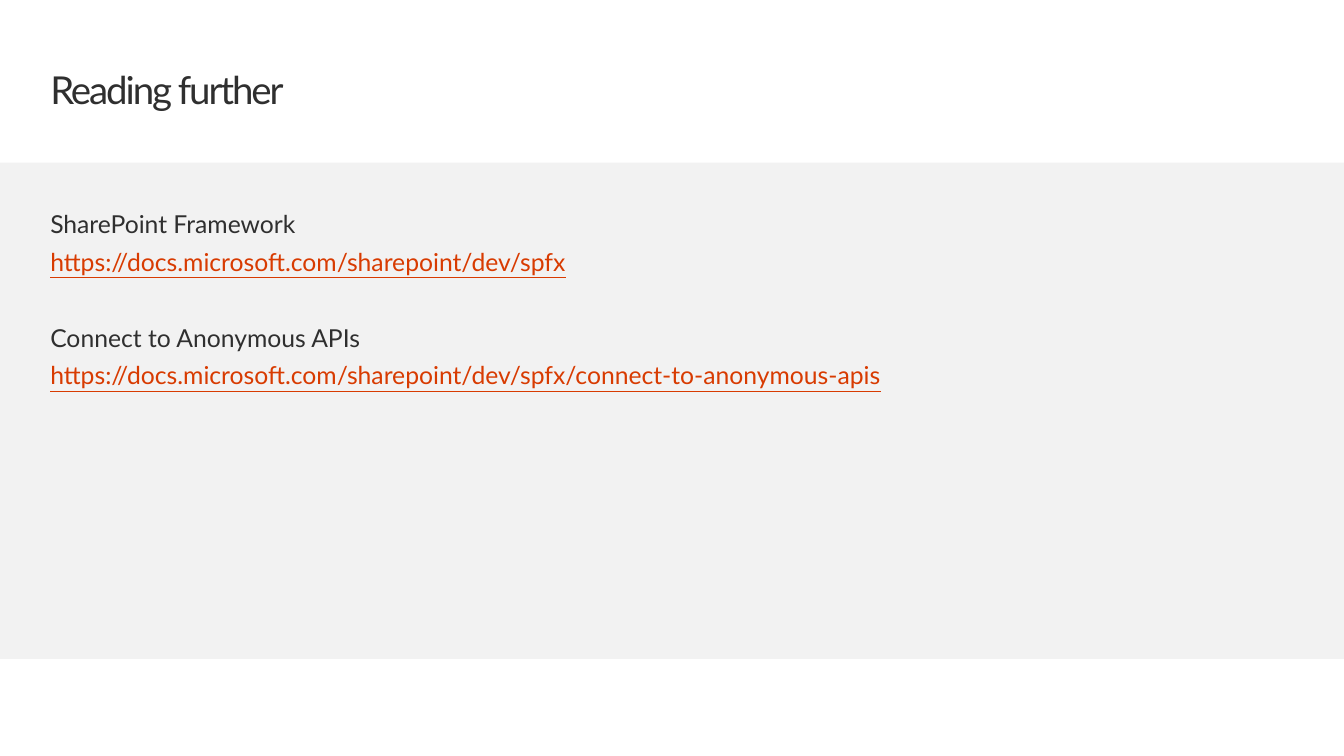
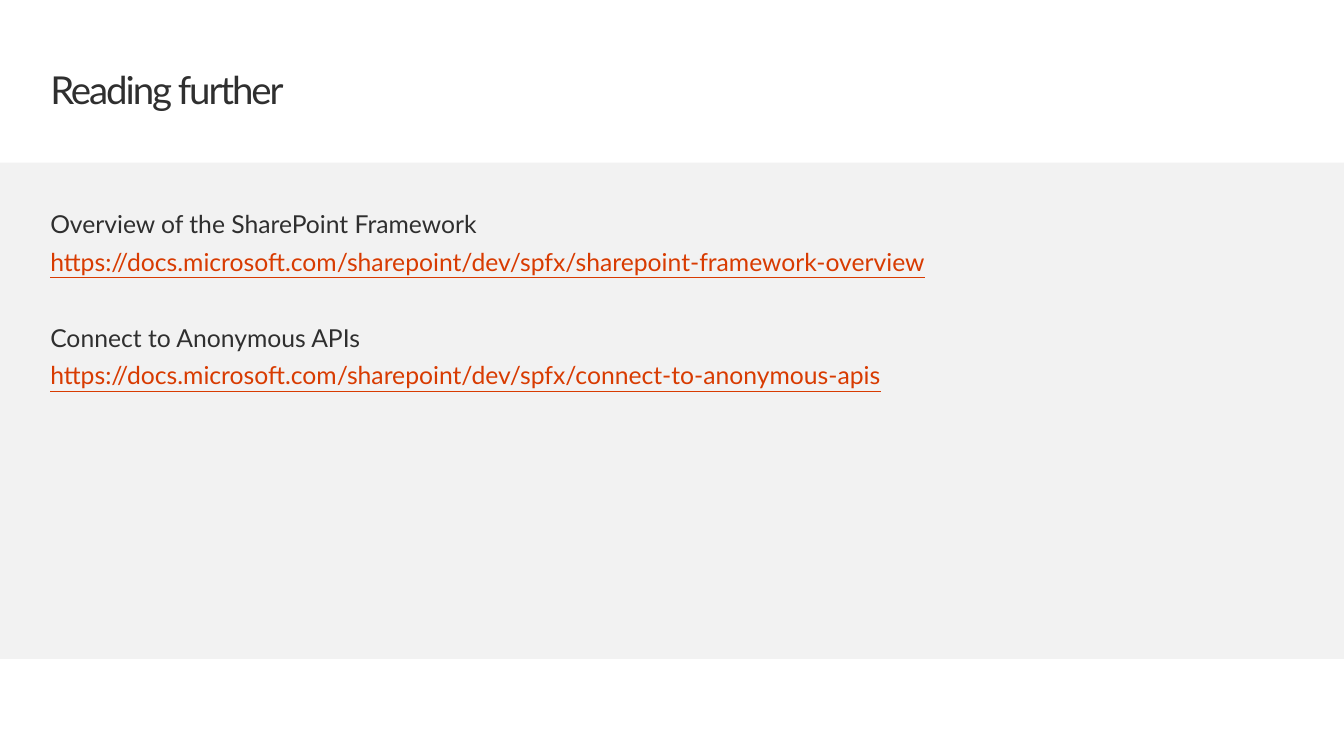
Before and after one commit to SharePoint/sp-dev-training-spfx-graph-3rdpartyapis, a slide deck: slide 8 of 01 httpclient.pptx. Drawn at 1344x756 pixels with LibreOffice and Linux fonts; fonts in the diff are those of the drawing; background and template pictures are left out. Boxes give left, top, right and bottom in pixels: in the first picture for what was removed or moved away, otherwise in the second. Text is boxed around its words. In the diff, an @@ line names an element or a change of style, - is before the commit and + after.

Commit message:
Fix link in Demo 1 slide deck

```diff
--- a/01 httpclient.pptx
+++ b/01 httpclient.pptx
@@ text at [50, 215, 924, 276]: text changed @@
-SharePoint Framework
-https://docs.microsoft.com/sharepoint/dev/spfx
+Overview of the SharePoint Framework
+https://docs.microsoft.com/sharepoint/dev/spfx/sharepoint-framework-overview
```
